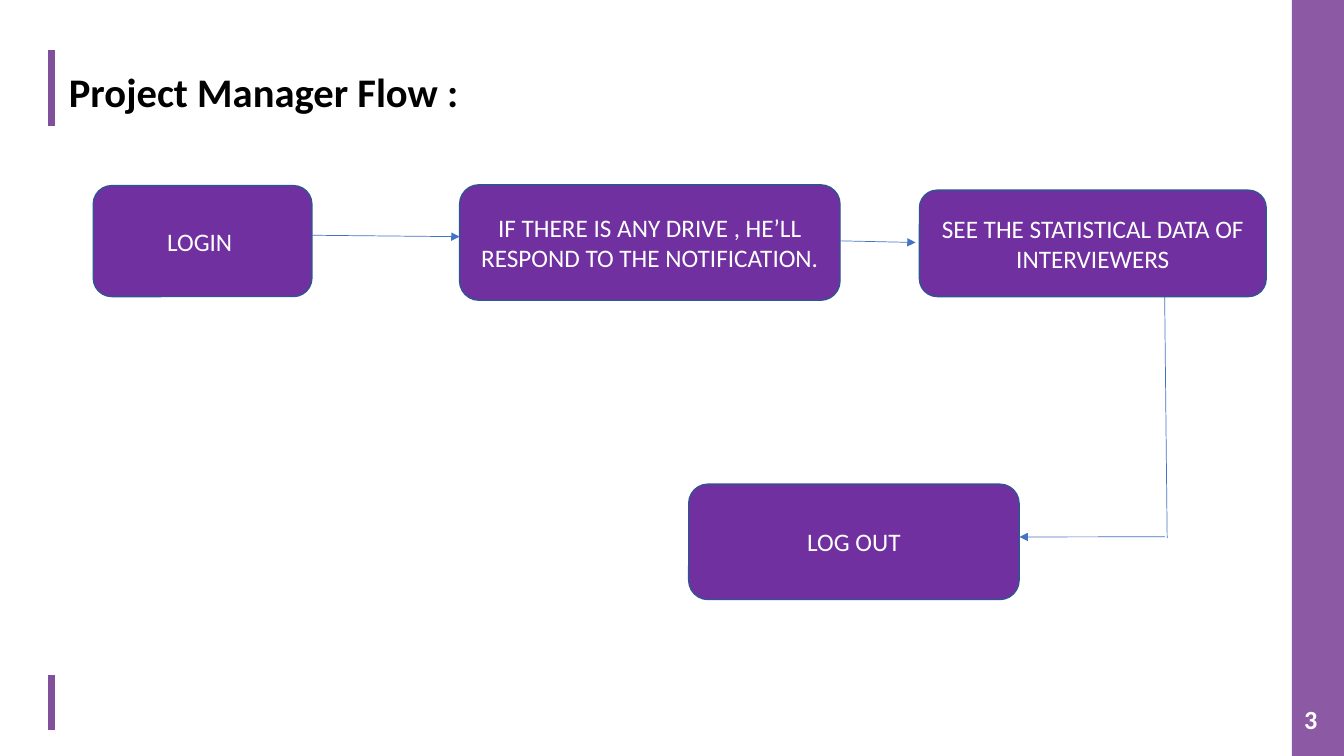
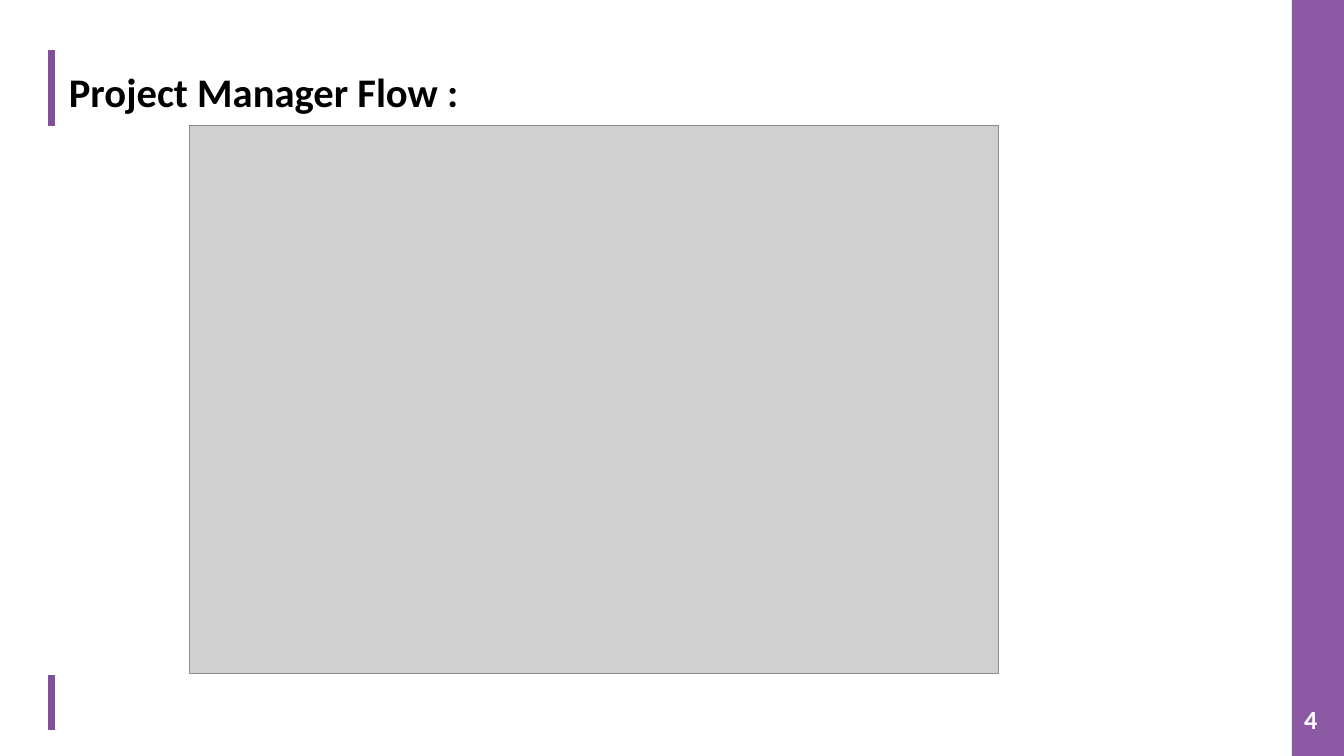
Before and after one commit to TeamAlpha01/Project, a slide deck: slide 4 of Team Alpha User Flow Presentation.pptx (slide 3 before the commit). Drawn at 1344x756 pixels with LibreOffice and Linux fonts; fonts in the diff are those of the drawing; grey boxes stand for pictures; background and template pictures are left out. Boxes give left, top, right and bottom in pixels: in the first picture for what was removed or moved away, otherwise in the second. Text is boxed around its words. In the diff, an @@ line names an element or a change of style, - is before the commit and + after.

Commit message:
edited flow diagram

```diff
--- a/Team Alpha User Flow Presentation.pptx
+++ b/Team Alpha User Flow Presentation.pptx
@@ picture added at (x1=190, y1=126, x2=998, y2=674) @@
@@ rounded rectangle removed at (x1=93, y1=186, x2=312, y2=296) @@
-LOGIN
@@ rounded rectangle removed at (x1=460, y1=185, x2=840, y2=299) @@
-IF THERE IS ANY DRIVE , HE’LL RESPOND TO THE NOTIFICATION.
@@ rounded rectangle removed at (x1=920, y1=191, x2=1266, y2=297) @@
-SEE THE STATISTICAL DATA OF INTERVIEWERS
@@ arrow removed from (312, 235) to (460, 237) @@
@@ arrow removed from (840, 241) to (915, 243) @@
@@ line removed from (1165, 296) to (1168, 538) @@
@@ rounded rectangle removed at (x1=689, y1=484, x2=1019, y2=599) @@
-LOG OUT
@@ arrow removed from (1166, 537) to (1019, 537) @@
@@ page number at (x1=1304, y1=712, x2=1317, y2=729): text changed @@
-3
+4
```
Also in this commit, not shown: 3 other slides changed.
